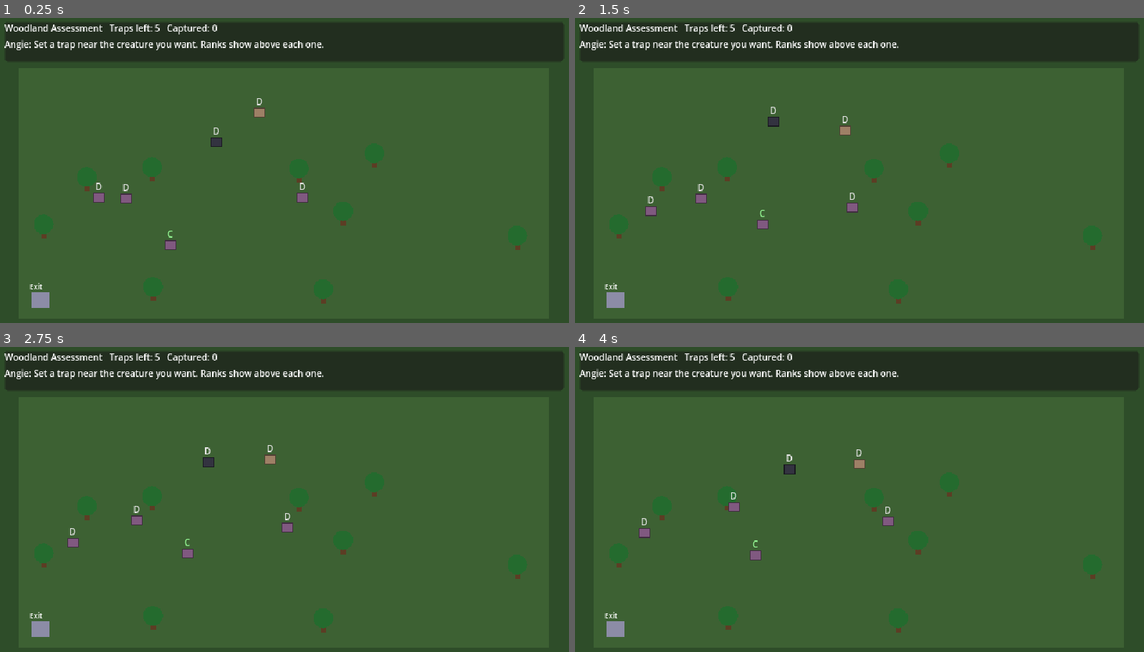
Above: before the commit, frames 1-4 (two rows, left to right).
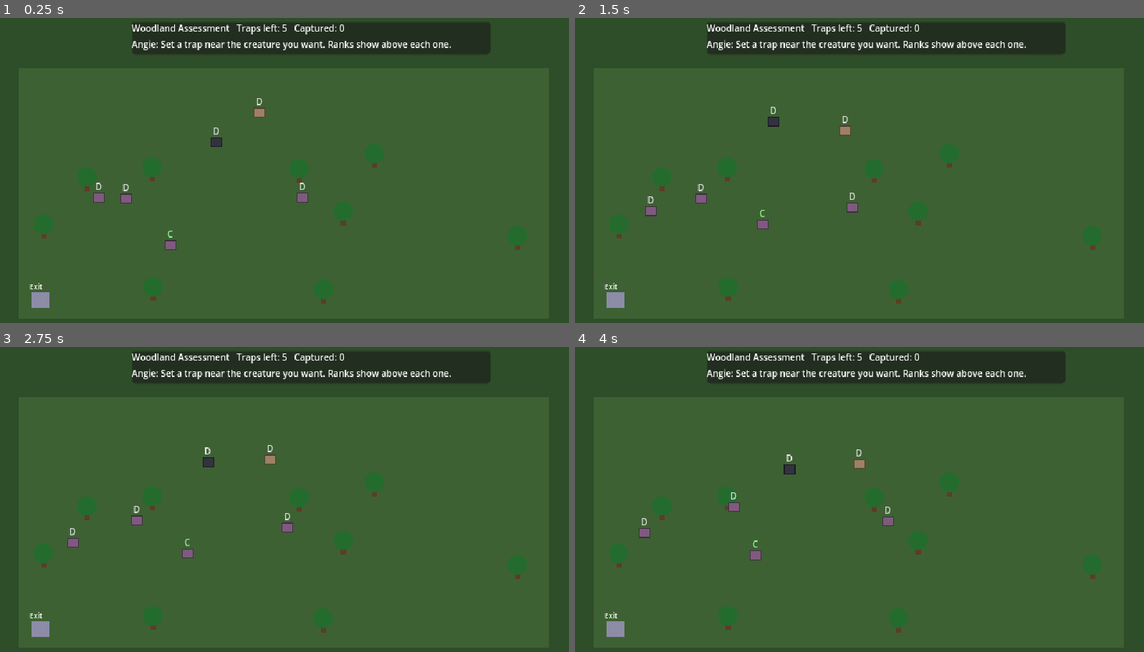
Above: after the commit, the same moments.

Repository: AraticusGaming/MBOA
Game: Godot game, scene res://scenes/world/assessment_room.tscn
The game is run twice, just before and just after one commit, with the same random seed, the same clock (stepped at 60 frames per second) and the same inputs. This scene is started directly instead of the project's main scene.
Inputs (mouse positions are in pixels of both pictures, inside the frame that each line leads up to):
- Up to frame 1 (0.25 s): no input
- Up to frame 2 (1.5 s): move the mouse to (984, 164) at 0.52 s; hold D (move_right) 0.53-1.28 s; hold E (interact) 0.53-1.28 s; click (984, 164) at 0.67 s; move the mouse to (745, 194) at 1.27 s; hold S (move_down) from 1.28 s (still down); tap 1 (tool_1) at 1.35 s
- Up to frame 3 (2.75 s): move the mouse to (341, 438) at 2.02 s; release S (move_down) at 2.03 s; hold D (move_right) from 2.03 s (still down); tap 2 (tool_2) at 2.1 s
- Up to frame 4 (4 s): move the mouse to (831, 572) at 2.77 s; release D (move_right) at 2.78 s; hold W (move_up) 2.78-3.53 s; tap 3 (tool_3) at 2.85 s; click (831, 572) at 2.92 s; move the mouse to (1030, 557) at 3.52 s; hold A (move_left) from 3.53 s (still down); tap 4 (tool_4) at 3.6 s

The runs differ from the first frame. In frame 1, 6.7% of the frame differs, in the area x 0-99%, y 1-15%; in frame 2, 6.7%; in frame 3, 6.7%; in frame 4, 6.7%.

Commit message:
M2: preview render of the Assessment room and the shop; room panel clears the HUD

Diff:
--- a/scripts/creatures/assessment_room.gd
+++ b/scripts/creatures/assessment_room.gd
@@ -260,8 +260,9 @@
 	_ui.layer = 15
 	add_child(_ui)
 	var top := PanelContainer.new()
-	top.position = Vector2(8, 4)
-	top.size = Vector2(624, 44)
+	# Right of the HUD's bars (top left).
+	top.position = Vector2(150, 4)
+	top.size = Vector2(400, 36)
 	_ui.add_child(top)
 	var v := VBoxContainer.new()
 	top.add_child(v)
@@ -274,7 +275,7 @@
 	v.add_child(_message)
 	var side := PanelContainer.new()
 	side.name = "Captures"
-	side.position = Vector2(470, 60)
+	side.position = Vector2(440, 48)
 	_ui.add_child(side)
 	_captures_box = VBoxContainer.new()
 	side.add_child(_captures_box)
--- /dev/null
+++ b/tools/godot/render_m2_preview.gd
@@ -0,0 +1,64 @@
+extends SceneTree
+## M2 preview: the Woodland Assessment room (left) and the seed shop on the
+## farm (right), side by side in one PNG. Needs a display (Xvfb):
+##   xvfb-run -a godot --path . --rendering-driver opengl3 \
+##     --script res://tools/godot/render_m2_preview.gd -- /tmp/m2.png
+
+func _initialize() -> void:
+	var args := OS.get_cmdline_user_args()
+	var out := args[0] if args.size() > 0 else "user://m2_preview.png"
+	var main := (load("res://scenes/main/main.tscn") as PackedScene).instantiate()
+	root.add_child(main)
+	await process_frame
+	var clock := root.get_node("Clock") as GameClock
+	clock.pause(&"preview")
+	clock.from_dict({"day": 3, "time_minutes": 11 * 60.0})
+	var ps := root.get_node("PlayerState")
+	ps.coins = 640
+	ps.add_item(&"carrot", 6)
+	ps.add_item(&"wet_waxweed", 2)
+	var player := main.get_node("Farm/Player") as Player
+	var door := main.get_node("Farm/AssessmentDoor") as AssessmentDoor
+	# --- Assessment room: two traps set, one capture, creatures wandering.
+	door.use(player)
+	var room: AssessmentRoom
+	for n in main.get_children():
+		if n is AssessmentRoom:
+			room = n
+	room.config = room.config.duplicate()
+	room.config.catch_chance = 1.0
+	room.session.config = room.config
+	var s := room.session
+	var t := s.place_trap(s.creatures[0].pos)
+	for i in 120:
+		s.update(0.1)
+		if s.traps[t].state == AssessmentSession.TrapState.CAUGHT:
+			break
+	room._on_trap_caught(t, s.captures[0]) if not s.captures.is_empty() else null
+	room.place_trap(s.creatures[2].pos + Vector2(30, 0))
+	room.place_trap(Vector2(200, 250))
+	player.global_position = Vector2(230, 260)
+	player.facing = Vector2i.RIGHT
+	for i in 20:
+		await process_frame
+	var room_img := root.get_texture().get_image()
+	# --- Back on the farm with the shop open.
+	room.leave()
+	await process_frame
+	player.global_position = Vector2(540, 120)
+	player.facing = Vector2i.UP
+	var ui := main.get_node("ShopUI") as ShopUI
+	ui.open()
+	for i in 20:
+		await process_frame
+	var shop_img := root.get_texture().get_image()
+	var w := room_img.get_width() + shop_img.get_width()
+	var h := maxi(room_img.get_height(), shop_img.get_height())
+	var img := Image.create(w, h, false, room_img.get_format())
+	img.blit_rect(room_img, Rect2i(Vector2i.ZERO, room_img.get_size()), Vector2i.ZERO)
+	img.blit_rect(shop_img, Rect2i(Vector2i.ZERO, shop_img.get_size()), Vector2i(room_img.get_width(), 0))
+	img.save_png(out)
+	print("saved ", out, " ", img.get_size())
+	ui.close()
+	main.free()
+	quit()
Not shown, added: tools/godot/render_m2_preview.gd.uid
